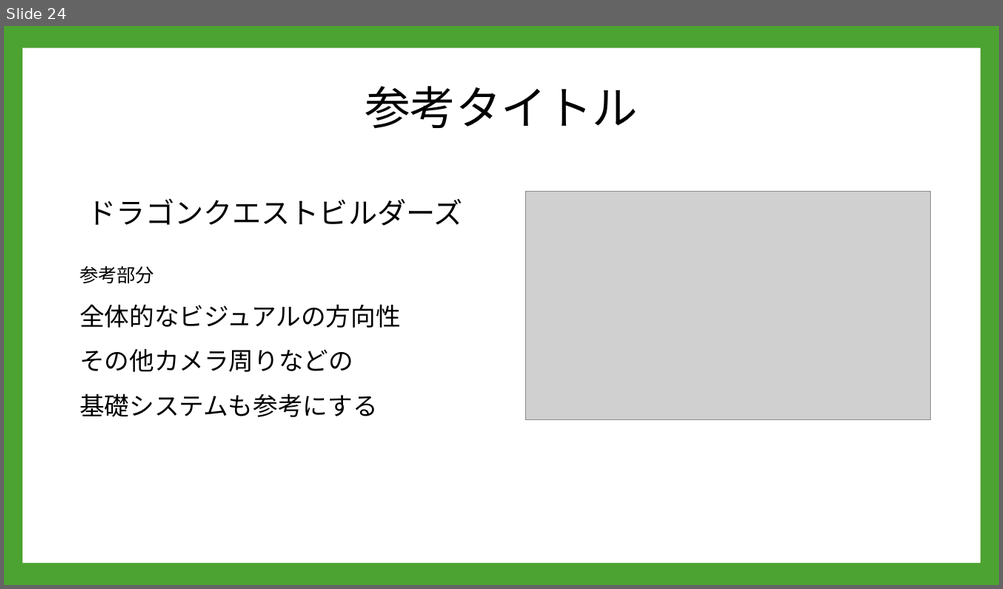
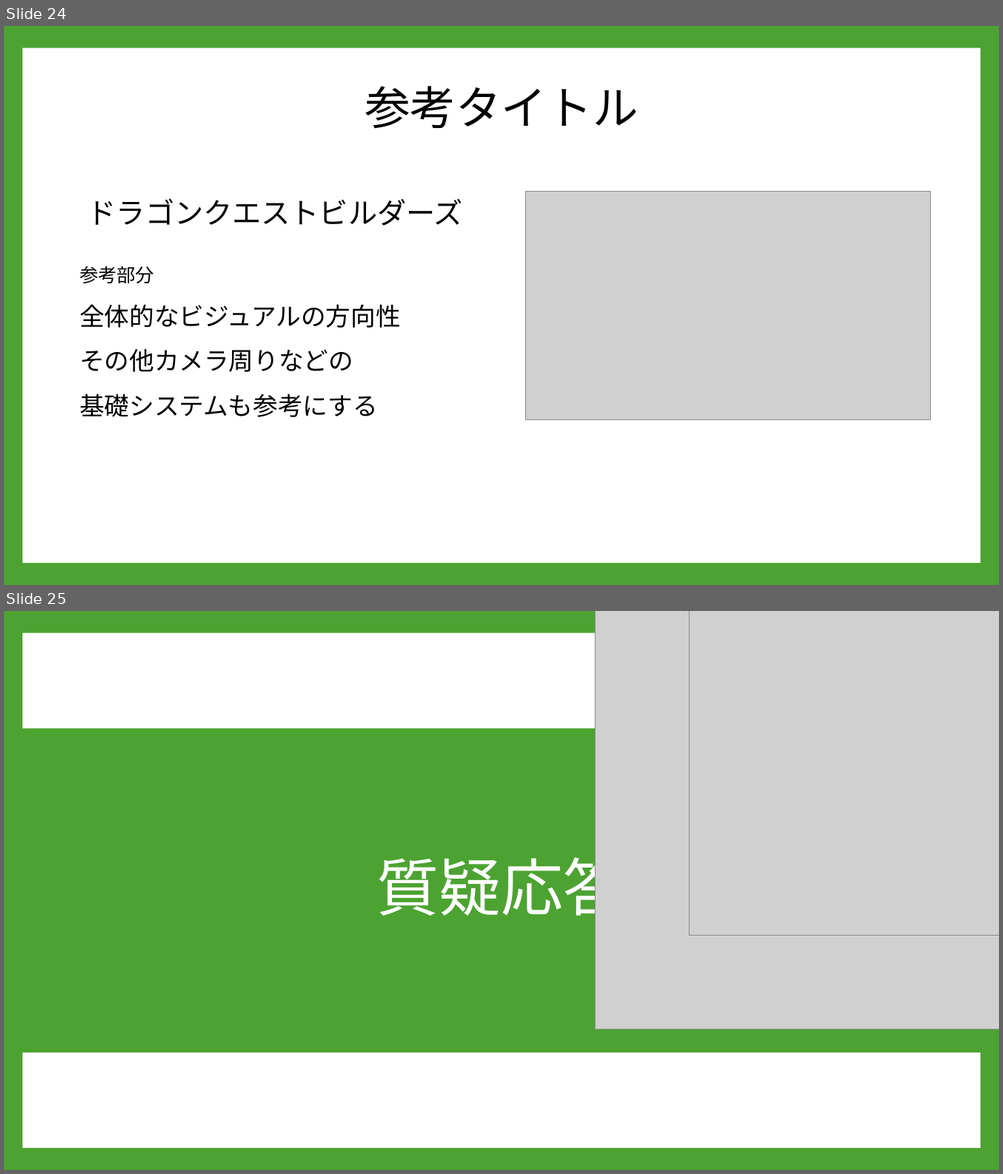
Before and after one commit to A23019/GC_A3_1, a slide deck: 企画/PowerPoint/REBASE_企画書.pptx. Shown one above the other, each under a label of ours: slide 24 before the commit, slides 24 and 25 after it. The pictures are 1003x589 and 1003x1174 pixels, drawn with LibreOffice and Linux fonts; fonts in the diff are those of the drawing; grey boxes stand for pictures; background and template pictures are left out. Boxes give left, top, right and bottom in pixels: in the first picture for what was removed or moved away, otherwise in the second. Text is boxed around its words. In the diff, an @@ line names an element or a change of style, - is before the commit and + after.

```diff
--- a/企画/PowerPoint/REBASE_企画書.pptx
+++ b/企画/PowerPoint/REBASE_企画書.pptx
@@ slide 25 added at [4,611,999,1170], background #4CA331; not listed: 1 template element that a slide beside it also shows @@
@@ picture added at [595,611,999,1029] @@
@@ picture added at [689,611,999,936] @@
@@ rectangle added at [4,728,999,1053], fill #4CA331 @@
@@ title added at [377,848,626,926], 60 pt, text #FFFFFF @@
+質疑応答
```
Also in this commit, not shown: 13 slides changed, 2 other slides added, 2 slides removed.
